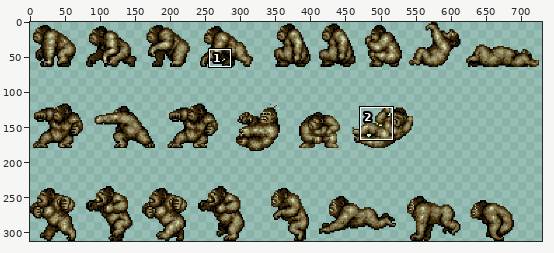
Two versions of one sprite sheet, Platformer/Output/Assets/textures/gorila.png. The first picture is a wide view before the edit; the outline marks the close-up.
Close-up. Earlier state:
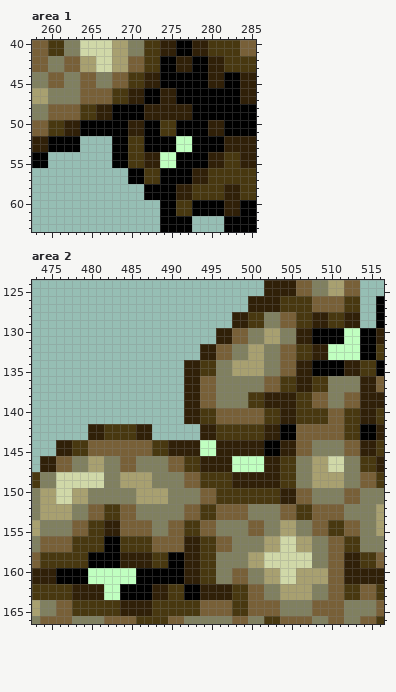
The file is 731x312 pixels. Shown: area 1: x 258..285, y 40..63; area 2: x 473..516, y 124..166. The wide view leaves out empty margins.
Now the later version:
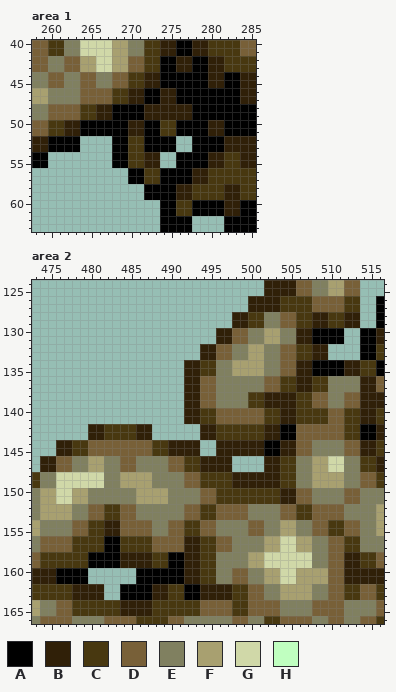
Palette (. is transparent): A #000000  B #302008  C #483810  D #786038  E #808060  F #a8a070  G #d0d8a8  H #c0ffc0
The author wrote: sexy gorila 3 returnal
Difference:
Area 1:
Colour H is removed in rows 52 to 53 at x 276 to 277; in rows 54 to 55 at x 274 to 275.
Area 2:
Colour H is removed in rows 130 to 131 at x 512 to 513; in rows 132 to 133 at x 510 to 513; in rows 144 to 145 at x 494 to 495; in rows 146 to 147 at x 498 to 501; in rows 160 to 161 at x 480 to 485; in rows 162 to 163 at x 482 to 483.
Boxes around the changes in both close-ups, in picture pixels (x1, y1, x2, y2):
erased: (160, 136, 192, 168)
erased: (328, 328, 360, 360)
erased: (200, 440, 264, 472)
erased: (88, 568, 136, 600)
